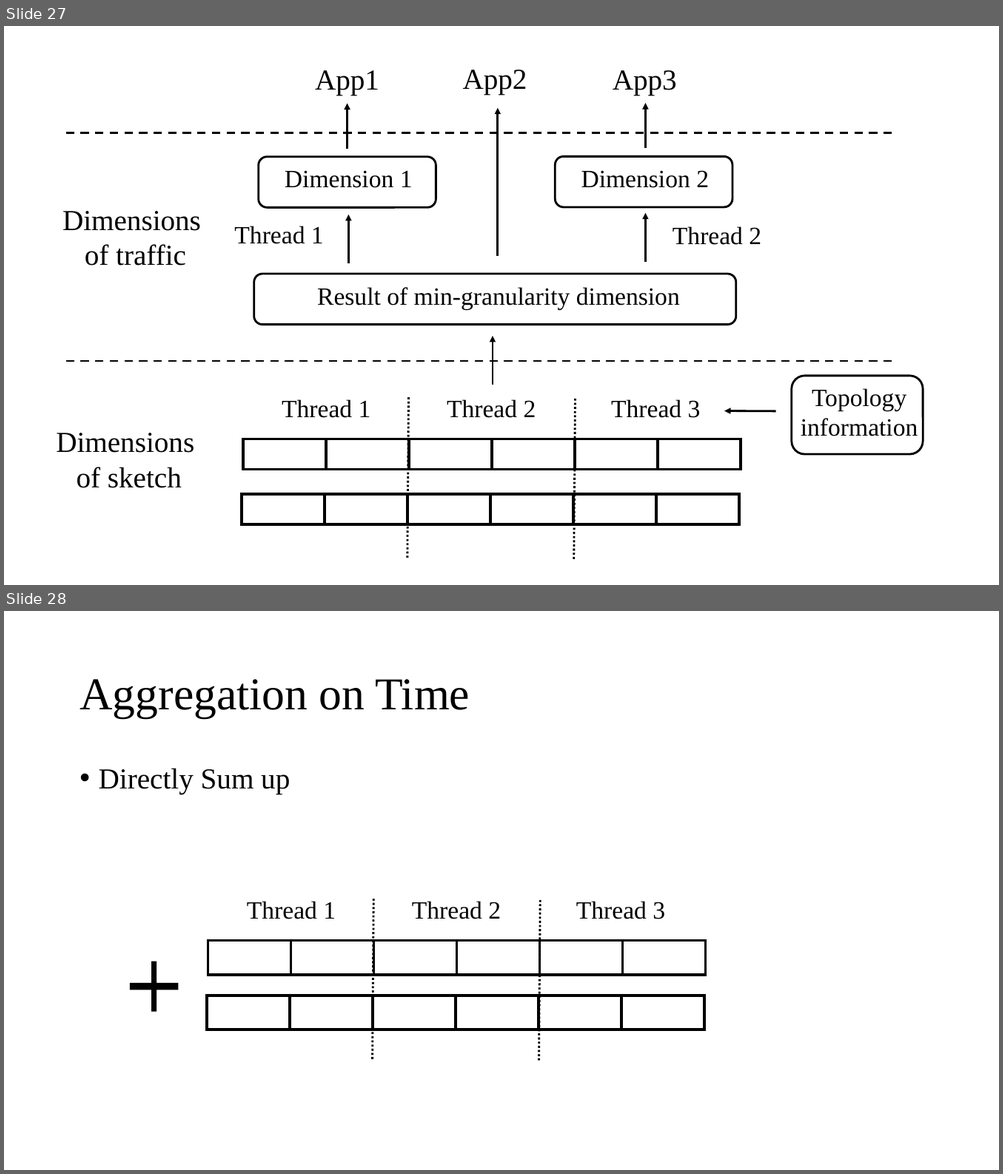
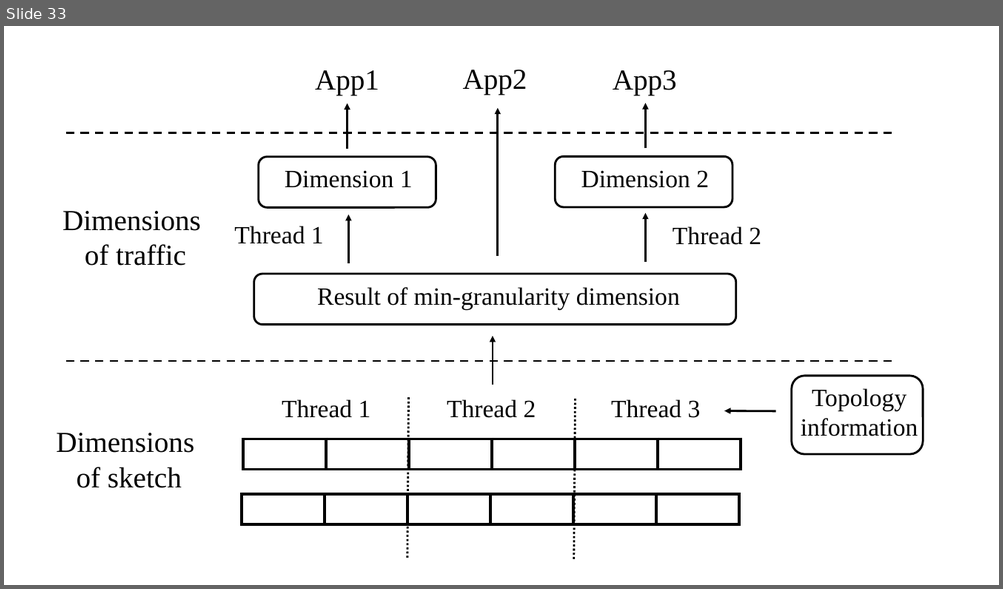
Before and after one commit to Lipox/Dimension, a slide deck: dimensions.pptx. Shown one above the other, each under a label of ours: slides 27 and 28 before the commit, slide 33 after it. The pictures are 1003x1174 and 1003x589 pixels, drawn with LibreOffice and Linux fonts; fonts in the diff are those of the drawing. Boxes give left, top, right and bottom in pixels: in the first picture for what was removed or moved away, otherwise in the second. Text is boxed around its words. In the diff, an @@ line names an element or a change of style, - is before the commit and + after.

```diff
--- a/dimensions.pptx
+++ b/dimensions.pptx
@@ slide 28 removed at [4, 611, 999, 1170], background #FFFFFF @@
@@ title removed at [79, 679, 470, 718] @@
-Aggregation on Time
@@ text removed at [99, 768, 290, 794] @@
-• Directly Sum up
@@ line removed from (373, 899) to (373, 1062) @@
@@ text removed at [247, 901, 336, 920] @@
-Thread 1
@@ text removed at [412, 901, 501, 920] @@
-Thread 2
@@ line removed from (540, 900) to (539, 1063) @@
@@ text removed at [576, 901, 665, 920] @@
-Thread 3
@@ table removed at [208, 941, 705, 971], 1 rows, 6 columns @@
- |  |  |  |  | 
@@ plus removed at [129, 962, 178, 1012] @@
@@ table removed at [207, 996, 704, 1027], 1 rows, 6 columns @@
- |  |  |  |  | 
@@ what was slide 27 is now slide 33 @@
```
Also in this commit, not shown: 2 slides changed.
